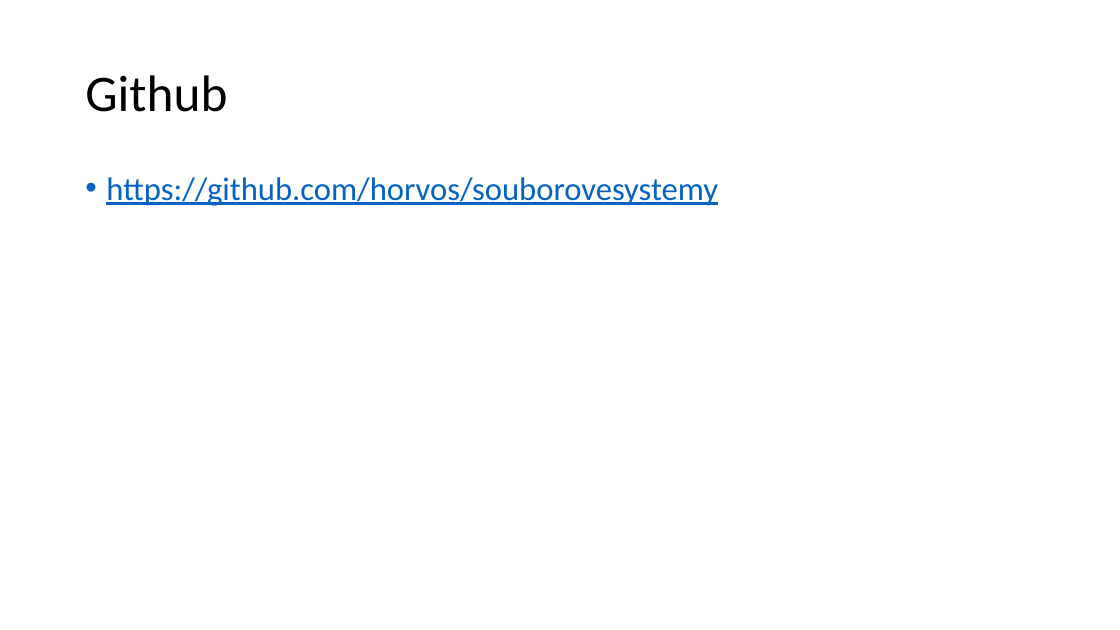
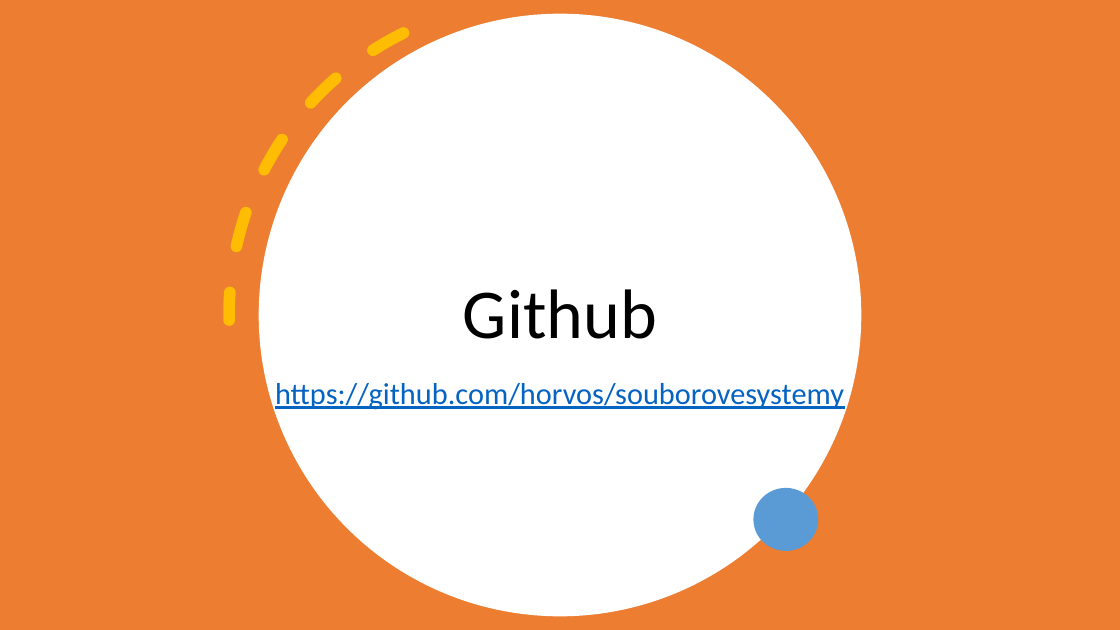
Before and after one commit to horvos/souborovesystemy, a slide deck: slide 16 of horvath.pptx (slide 12 before the commit). Drawn at 1120x630 pixels with LibreOffice and Linux fonts; fonts in the diff are those of the drawing. Boxes give left, top, right and bottom in pixels: in the first picture for what was removed or moved away, otherwise in the second. Text is boxed around its words. In the diff, an @@ line names an element or a change of style, - is before the commit and + after.

```diff
--- a/horvath.pptx
+++ b/horvath.pptx
@@ rectangle added at box(0, 0, 1120, 630), fill #ED7D31 @@
@@ arc (boxed as its full ellipse) added at box(123, 0, 962, 630), outline #FFC000 10 pt dashed @@
@@ ellipse added at box(259, 13, 861, 616), fill #FFFFFF @@
@@ title "Github": place and size @@
-title "Github" at box(85, 75, 227, 112)
+title "Github" at box(463, 289, 657, 339)
@@ title "Github" at box(463, 289, 657, 339): size 44 to 60 pt; alignment left to centre; vertical alignment middle to bottom @@
@@ text "https://github.com/horvos/souborovesystemy": place and size @@
-text "https://github.com/horvos/souborovesystemy" at box(106, 177, 718, 206)
+text "https://github.com/horvos/souborovesystemy" at box(275, 383, 844, 410)
@@ text "https://github.com/horvos/souborovesystemy" at box(275, 383, 844, 410): size 28 to 26 pt; alignment left to centre; bullet • to none @@
@@ ellipse added at box(754, 488, 818, 551), fill #5B9BD5 @@
```
Also in this commit, not shown: 1 other slide changed, 4 slides added.
